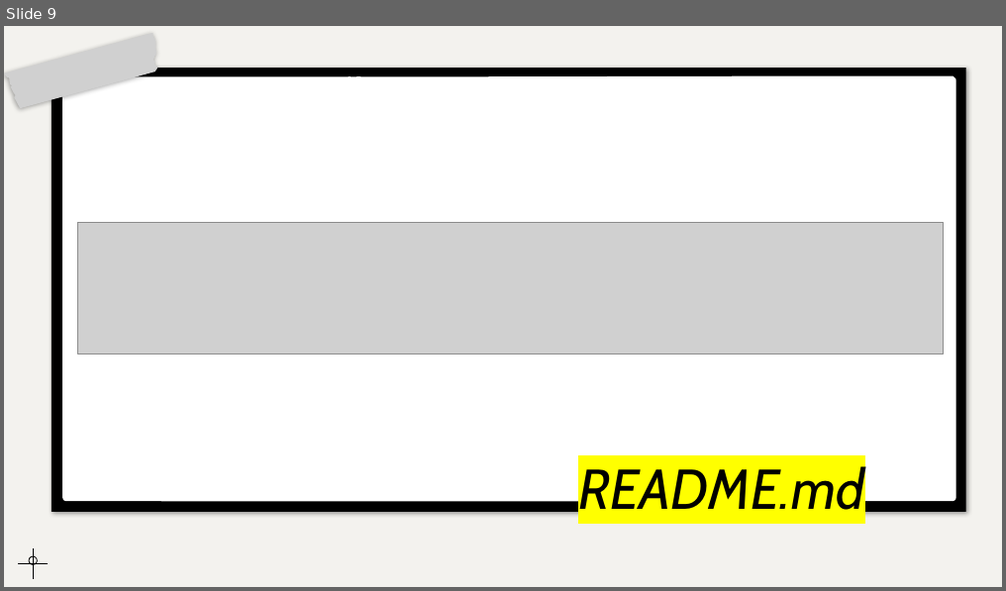
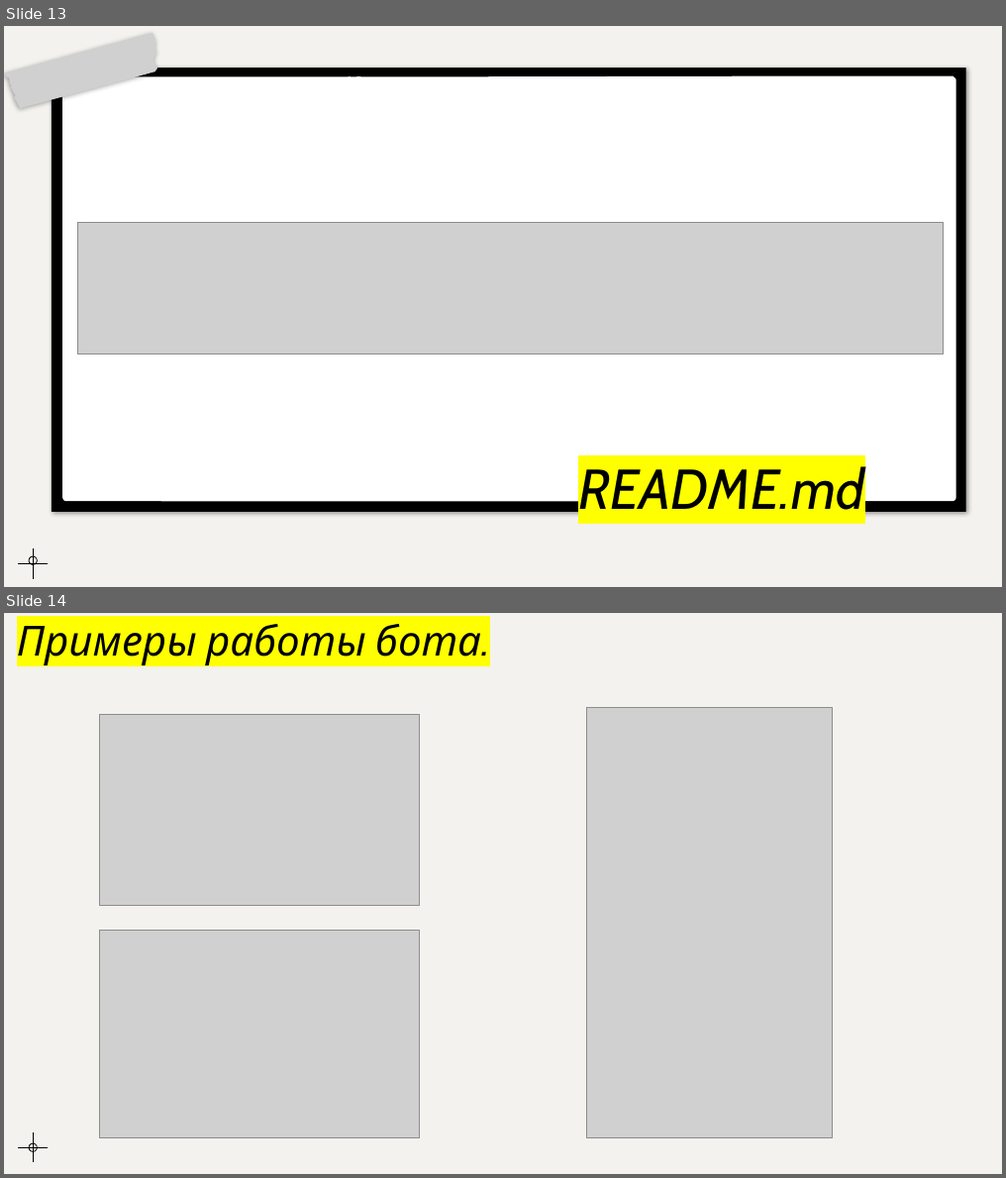
Before and after one commit to serzhana300/telegram_bot_yandex, a slide deck: documentation/Презентация 4.pptx. Shown one above the other, each under a label of ours: slide 9 before the commit, slides 13 and 14 after it. The pictures are 1006x591 and 1006x1178 pixels, drawn with LibreOffice and Linux fonts; fonts in the diff are those of the drawing; grey boxes stand for pictures. Boxes give left, top, right and bottom in pixels: in the first picture for what was removed or moved away, otherwise in the second. Text is boxed around its words. In the diff, an @@ line names an element or a change of style, - is before the commit and + after.

```diff
--- a/documentation/Презентация 4.pptx
+++ b/documentation/Презентация 4.pptx
@@ slide 14 added at [4,613,1002,1174], background #F3F2EE @@
@@ title added at [17,624,481,665], 40 pt, text #000000, italic @@
+Примеры работы бота.
@@ picture added at [100,715,420,905] @@
@@ picture added at [587,707,832,1138] @@
@@ picture added at [100,931,420,1139] @@
@@ ellipse added at [29,1144,37,1152], outline #000000 0.75 pt @@
@@ line added from (33, 1162) to (33, 1134), #000000 0.75 pt @@
@@ line added from (18, 1149) to (48, 1149), #000000 0.75 pt @@
@@ what was slide 9 is now slide 13 @@
```
Also in this commit, not shown: 8 slides changed, 4 other slides added, 2 other files.
